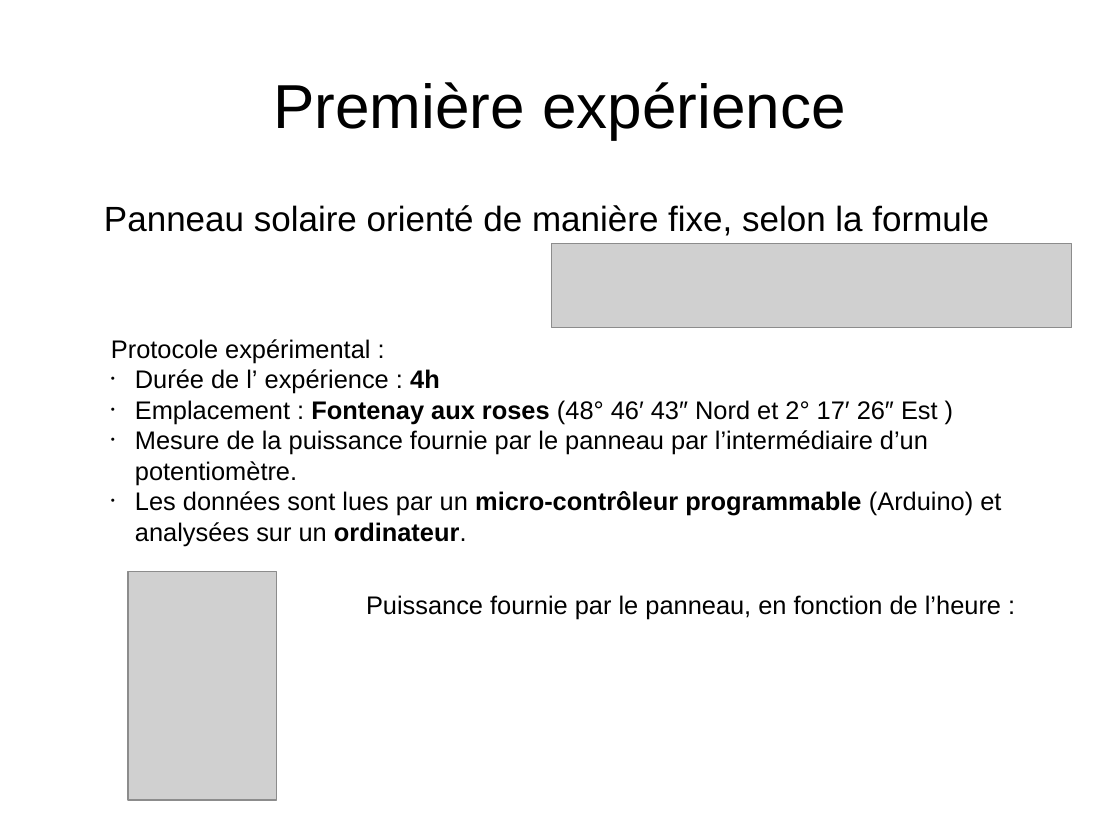
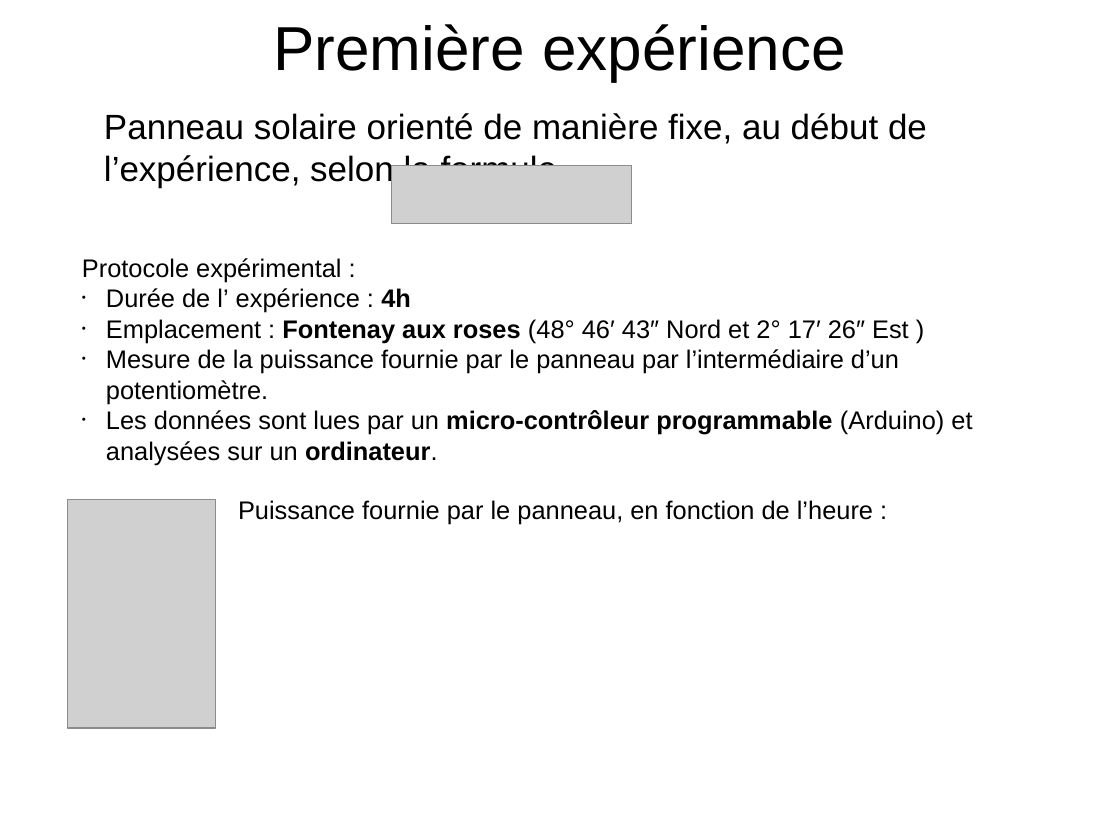
Before and after one commit to lovasoa/TIPE, a slide deck: slide 4 of presentation.odp (slide 5 before the commit). Drawn at 1120x840 pixels with LibreOffice and Linux fonts; fonts in the diff are those of the drawing; grey boxes stand for pictures. Boxes give left, top, right and bottom in pixels: in the first picture for what was removed or moved away, otherwise in the second. Text is boxed around its words. In the diff, an @@ line names an element or a change of style, - is before the commit and + after.

```diff
--- a/presentation.odp
+++ b/presentation.odp
@@ title "Première expérience": place and size @@
-title "Première expérience" at [273,82,846,139]
+title "Première expérience" at [273,24,846,82]
@@ text at [104,113,927,188]: text changed @@
-Panneau solaire orienté de manière fixe, selon la formule
+Panneau solaire orienté de manière fixe, au début de l’expérience, selon la formule
@@ picture: place and size @@
-picture at [552,243,1072,327]
+picture at [391,166,632,225]
@@ text "Protocole expérimental :": place and size @@
-text "Protocole expérimental :" at [111,339,1001,546]
+text "Protocole expérimental :" at [82,258,972,465]
@@ picture: place and size @@
-picture at [128,571,276,800]
+picture at [67,499,215,728]
@@ text "Puissance fournie par le panneau, ...": place and size @@
-text "Puissance fournie par le panneau, ..." at [366,595,1001,619]
+text "Puissance fournie par le panneau, ..." at [238,500,873,525]
```
Also in this commit, not shown: 3 other slides changed, 1 slide removed, 6 other files.
